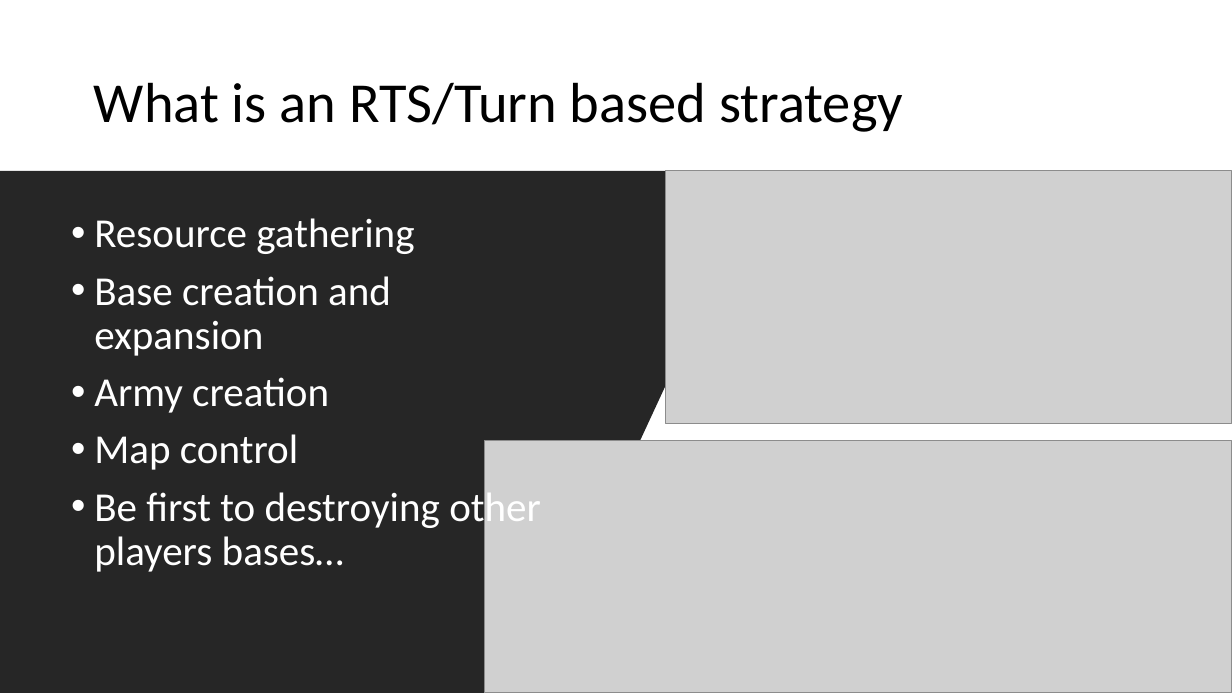
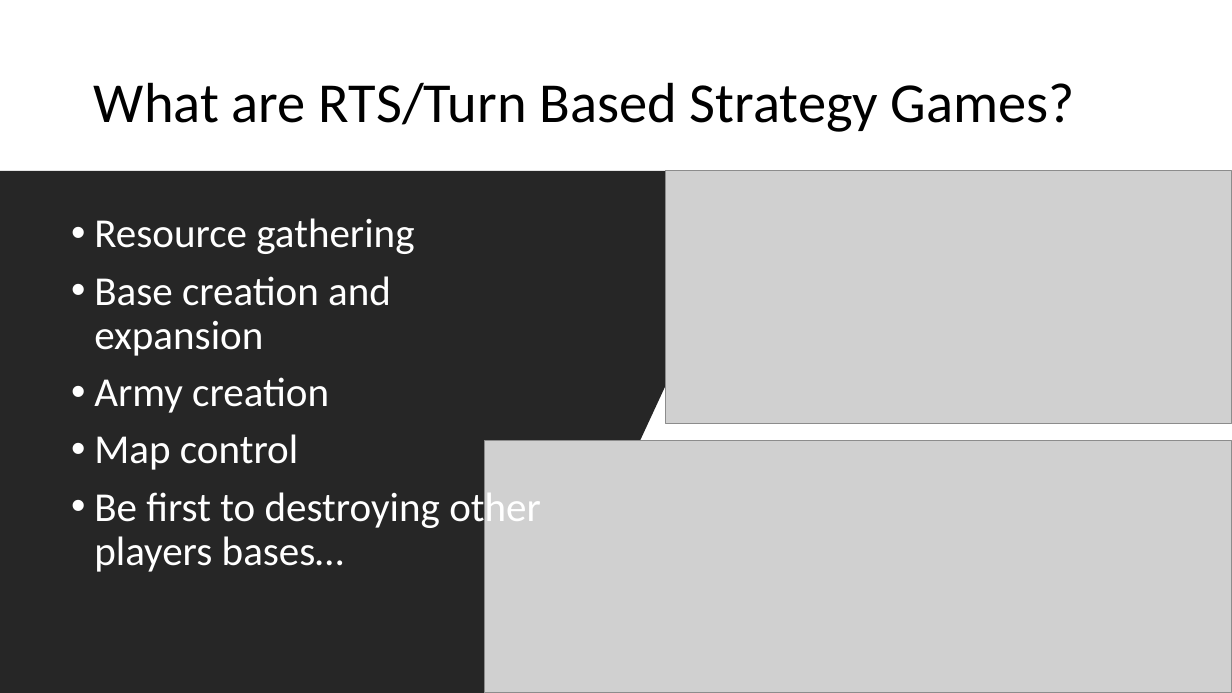
Before and after one commit to pjebear/InvasionSolver, a slide deck: slide 2 of PresentationImages/503Presentation.pptx. Drawn at 1232x693 pixels with LibreOffice and Linux fonts; fonts in the diff are those of the drawing; grey boxes stand for pictures. Boxes give left, top, right and bottom in pixels: in the first picture for what was removed or moved away, otherwise in the second. Text is boxed around its words. In the diff, an @@ line names an element or a change of style, - is before the commit and + after.

```diff
--- a/PresentationImages/503Presentation.pptx
+++ b/PresentationImages/503Presentation.pptx
@@ title at [94,82,1075,132]: text changed @@
-What is an RTS/Turn based strategy
+What are RTS/Turn Based Strategy Games?
```
Also in this commit, not shown: 2 other slides changed, 1 slide added.
